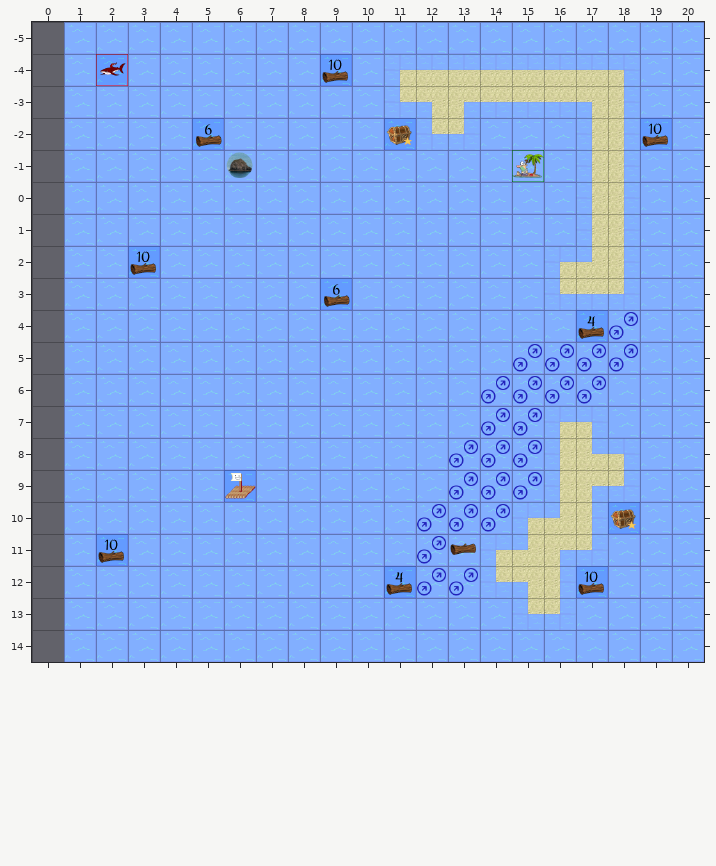
Tiled map (JSON), stored at TechnicalPrototype/core/assets/levels/level6.json. Above, as it was before the edit.
Cells are 50x50 px. Shown: x 0..20, y -5..14. The old version is drawn lined up with the new one.
The same view after the edit:
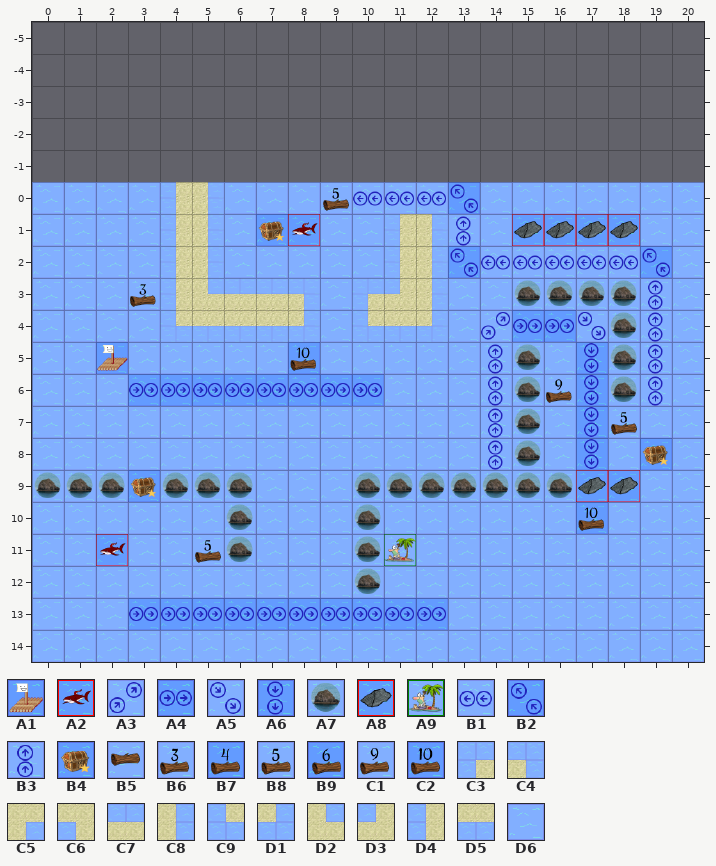
Key: from "updatedTiledSet": A1 0 "Raft", A2 2 "Enemy", A3 3 "Current", A4 4 "Current", A5 5 "Current", A6 6 "Current", A7 7 "Rock", A8 8, A9 9 "Goal", B1 11 "Current", B2 12 "Current", B3 13 "Current", B4 14 "Treasure", B5 15 "Wood", B6 17 "Wood", B7 18 "Wood", B8 19 "Wood", B9 20 "Wood", C1 23 "Wood", C2 24 "Wood", C3 28 "Rock", C4 29 "Rock", C5 30 "Rock", C6 31 "Rock", C7 32 "Rock", C8 33 "Rock", C9 35 "Rock", D1 36 "Rock", D2 37 "Rock", D3 38 "Rock", D4 39 "Rock", D5 40 "Rock", D6 41.
__ is an empty cell, ## one hidden under a higher layer.
Tiles replaced or removed in this view: A1, A2, A3, A7, A9, B4, B5, B7, B9, C2, C3, C4, C5, C6, C7, C8, C9, D1, D2, D3, D4, D5, D6.
What changed:
Changed rows in their new state; .. is an unchanged cell.
map size 20x20 -> 21x15 cells (old content now starts at 1,-5; both pictures use the new coordinates)
Layer "Environment":
first column x 0:
-5 .. __ __ __ __ __ __ __ __ __ __ __ __ __ __ __ __ __ __ __ __
-4 .. __ __ __ __ __ __ __ __ __ __ __ __ __ __ __ __ __ __ __ __
-3 .. __ __ __ __ __ __ __ __ __ __ __ __ __ __ __ __ __ __ __ __
-2 .. __ __ __ __ __ __ __ __ __ __ __ __ __ __ __ __ __ __ __ __
-1 .. __ __ __ __ __ __ __ __ __ __ __ __ __ __ __ __ __ __ __ __
 0 D6 .. .. .. D4 C8 .. .. .. .. B1 B1 B1 B2 .. .. .. D6 D6 .. ..
 1 D6 .. .. .. D4 C8 .. .. .. .. .. D4 C8 B3 .. A8 A8 A8 A8 .. ..
 2 D6 .. .. .. D4 C8 .. .. .. .. .. D4 C8 B2 B1 B1 B1 B1 B1 B2 ..
 3 D6 .. .. .. D4 D2 C7 C7 C4 .. C3 D3 C8 .. .. A7 A7 A7 A7 B3 ..
 4 D6 .. .. .. C9 D5 D5 D5 D1 .. C9 D5 D1 .. A3 A4 A4 A5 A7 B3 ..
 5 D6 .. A1 .. .. .. .. .. .. .. .. .. .. .. B3 A7 D6 A6 A7 B3 ..
 6 D6 .. .. A4 A4 A4 A4 A4 A4 A4 A4 .. .. .. B3 A7 ## A6 A7 B3 ..
 7 D6 .. .. .. .. .. .. .. .. .. .. .. .. .. B3 A7 D6 A6 .. .. ..
 8 D6 .. .. .. .. .. .. .. .. .. .. .. .. D6 B3 A7 D6 A6 D6 .. ..
 9 A7 A7 A7 .. A7 A7 A7 .. .. .. A7 A7 A7 A7 A7 A7 A7 A8 A8 .. ..
10 D6 .. .. .. .. .. A7 .. .. .. A7 .. D6 D6 D6 D6 D6 ## .. .. ..
11 D6 .. .. .. .. .. A7 .. .. .. A7 A9 D6 D6 D6 D6 D6 D6 .. .. ..
12 D6 .. .. .. .. .. .. .. .. .. A7 D6 D6 D6 D6 D6 D6 .. .. .. ..
13 D6 .. .. A4 A4 A4 A4 A4 A4 A4 A4 A4 A4 .. .. D6 D6 .. .. .. ..
14 D6 .. .. .. .. .. .. .. .. .. .. .. .. .. .. .. .. .. .. .. ..
Layer "Collectable":
first column x 2:
-4 __ .. .. .. .. .. .. __ .. .. .. .. .. .. .. .. .. ..
-2 .. .. .. __ .. .. .. .. .. __ .. .. .. .. .. .. .. __
 0 .. .. .. .. .. .. .. B8 .. .. .. .. .. .. .. .. .. ..
 1 .. .. .. .. .. B4 A2 .. .. .. .. .. .. .. .. .. .. ..
 2 .. __ .. .. .. .. .. .. .. .. .. .. .. .. .. .. .. ..
 3 .. B6 .. .. .. .. .. __ .. .. .. .. .. .. .. .. .. ..
 4 .. .. .. .. .. .. .. .. .. .. .. .. .. .. .. __ .. ..
 5 .. .. .. .. .. .. C2 .. .. .. .. .. .. .. .. .. .. ..
 6 .. .. .. .. .. .. .. .. .. .. .. .. .. .. C1 .. .. ..
 7 .. .. .. .. .. .. .. .. .. .. .. .. .. .. .. .. B8 ..
 8 .. .. .. .. .. .. .. .. .. .. .. .. .. .. .. .. .. B4
 9 .. B4 .. .. .. .. .. .. .. .. .. .. .. .. .. .. .. ..
10 .. .. .. .. .. .. .. .. .. .. .. .. .. .. .. C2 __ ..
11 A2 .. .. B8 .. .. .. .. .. .. .. __ .. .. .. .. .. ..
12 .. .. .. .. .. .. .. .. .. __ .. .. .. .. .. __ .. ..
Changed places in both pictures, as pixel boxes (x1, y1, x2, y2):
changed: (32, 22, 704, 662)
